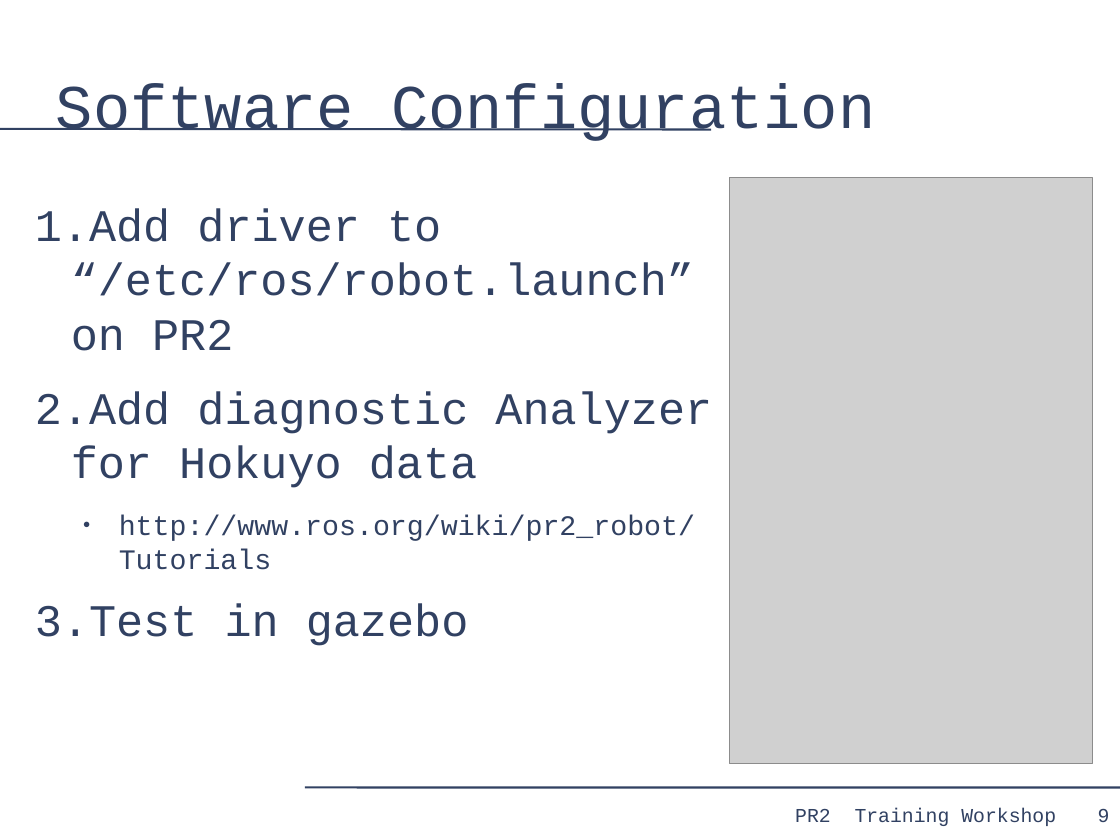
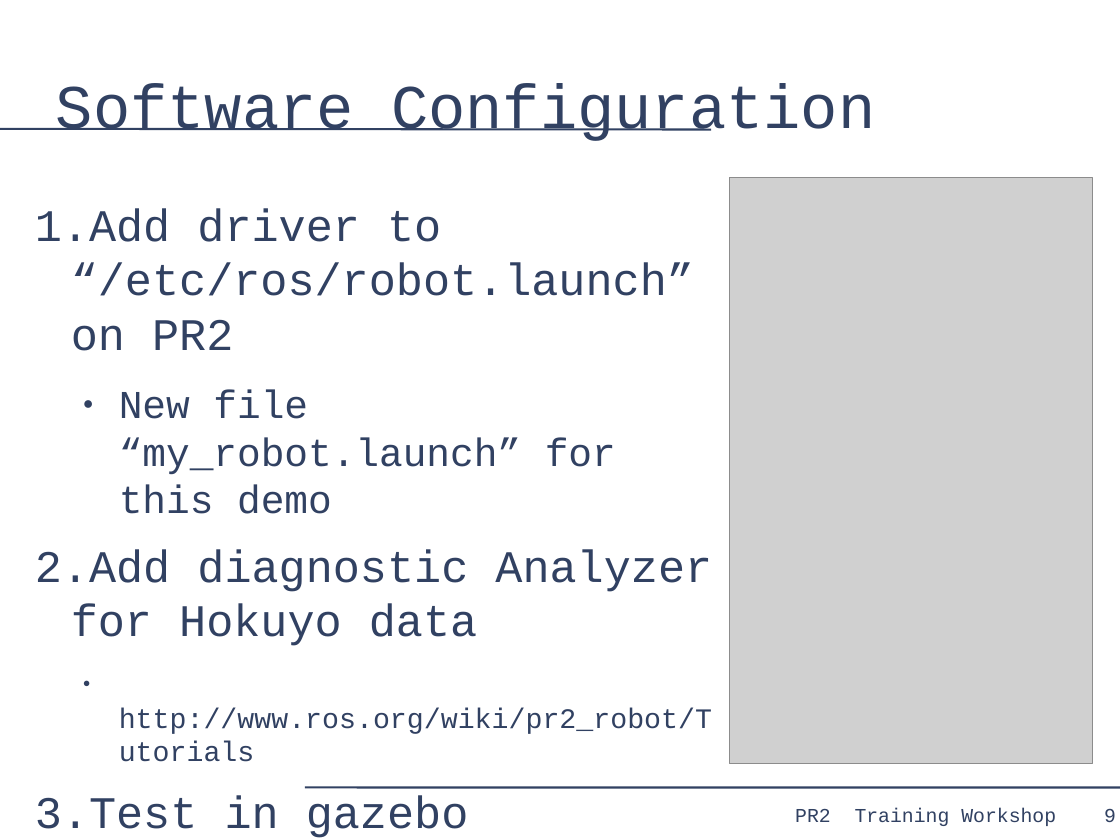
Before and after one commit to PR2/pr2_docs, a slide deck: slide 9 of pr2_training_workshop/modifying_pr2/adding_sensor.odp. Drawn at 1120x840 pixels with LibreOffice and Linux fonts; fonts in the diff are those of the drawing; grey boxes stand for pictures. Boxes give left, top, right and bottom in pixels: in the first picture for what was removed or moved away, otherwise in the second. Text is boxed around its words. In the diff, an @@ line names an element or a change of style, - is before the commit and + after.

Commit message:
Minor formatting changes for modifying PR2 slides

```diff
--- a/pr2_training_workshop/modifying_pr2/adding_sensor.odp
+++ b/pr2_training_workshop/modifying_pr2/adding_sensor.odp
@@ text at bbox=[35, 209, 712, 838]: indent changed @@
@@ text at bbox=[119, 390, 616, 514]: paragraph added @@
+  ● New file “my_robot.launch” for this demo
@@ page number: place and size @@
-page number at bbox=[1098, 809, 1110, 822]
+page number at bbox=[1104, 809, 1116, 822]
```
Also in this commit, not shown: 16 other slides changed.
